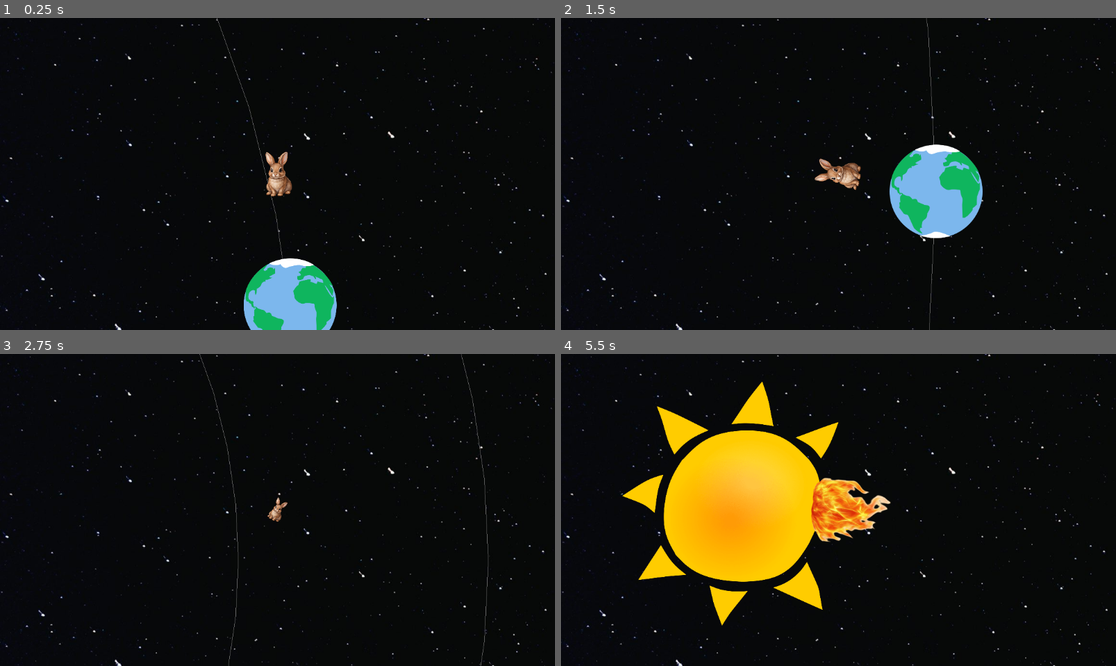
Above: before the commit, frames 1-4 (two rows, left to right).
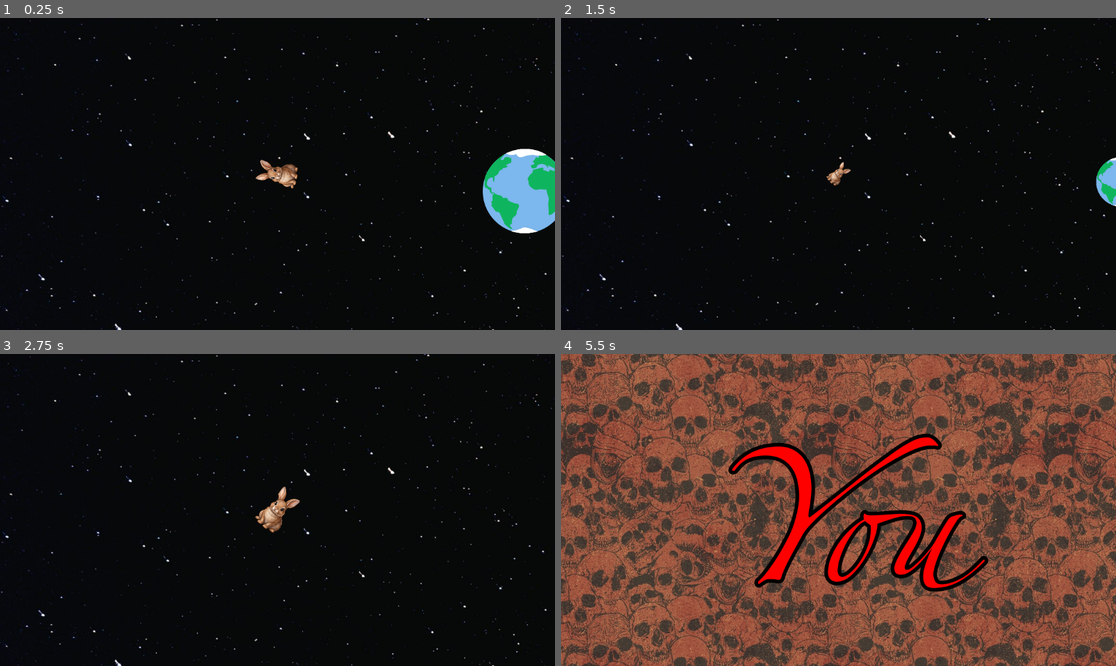
Above: after the commit, the same moments.

Repository: Dandandooo/planet-hopper
Game: Godot game, scene res://levels/tutorial_level.tscn
The game is run twice, just before and just after one commit, with the same random seed, the same clock (stepped at 60 frames per second) and the same inputs. This scene is started directly instead of the project's main scene.
Inputs (mouse positions are in pixels of both pictures, inside the frame that each line leads up to):
- Up to frame 1 (0.25 s): no input
- Up to frame 2 (1.5 s): tap Enter at 0.5, 0.6 s; move the mouse to (960, 158) at 0.52 s; hold Right (right) 0.53-1.28 s; click (960, 158) at 0.67 s; tap Space (jump) at 0.77 s; move the mouse to (727, 189) at 1.27 s; hold Left (left) from 1.28 s (still down); tap F at 1.35 s
- Up to frame 3 (2.75 s): tap Space (jump) at 1.52 s; move the mouse to (333, 441) at 2.02 s; release Left (left) at 2.03 s; hold Right (right) from 2.03 s (still down); tap Enter at 2.1 s
- Up to frame 4 (5.5 s): move the mouse to (810, 572) at 2.77 s; tap F at 2.85, 4.35 s; click (810, 572) at 2.92 s; tap Space (jump) at 3.02, 3.77, 4.52 s; move the mouse to (1005, 556) at 3.52 s; release Right (right) at 3.53 s; hold Left (left) from 3.53 s (still down); tap Enter at 3.6, 5.1 s; move the mouse to (672, 463) at 4.27 s; move the mouse to (866, 510) at 5.02 s; click (866, 510) at 5.17 s

The runs differ from the first frame. In frame 1, 7.0% of the frame differs, in the area x 39-100%, y 0-100%; in frame 2, 5.0%; in frame 3, 0.7%; in frame 4, 98%, in the area x 0-100%, y 0-100%.
Error after the commit: Invalid access to property or key 'global_position' on a base object of type 'Nil'. (res://components/planet.gd:13)

Commit message:
tutorial level with errors

Diff:
--- /dev/null
+++ b/levels/leveltest.tscn
@@ -0,0 +1,50 @@
+[gd_scene load_steps=7 format=3 uid="uid://namggmil4spj"]
+
+[ext_resource type="Texture2D" uid="uid://bbwg8hnd1ptq6" path="res://assets/space.jpeg" id="1_1h71o"]
+[ext_resource type="PackedScene" uid="uid://cnwn1hmwygwlf" path="res://components/wabbit.tscn" id="2_wh2tw"]
+[ext_resource type="PackedScene" uid="uid://bxdkv7mas3nr3" path="res://components/star.tscn" id="3_4wghk"]
+[ext_resource type="PackedScene" uid="uid://ba7mr1kx7f5wf" path="res://components/planet.tscn" id="4_4j73b"]
+[ext_resource type="PackedScene" uid="uid://qwry8a8465u4" path="res://components/geyser.tscn" id="5_rxjxc"]
+
+[sub_resource type="PhysicsMaterial" id="PhysicsMaterial_pdtm5"]
+rough = true
+absorbent = true
+
+[node name="Node2D" type="Node2D"]
+
+[node name="CanvasLayer" type="CanvasLayer" parent="."]
+layer = -1
+
+[node name="Space" type="Sprite2D" parent="CanvasLayer"]
+position = Vector2(1273, 686)
+texture = ExtResource("1_1h71o")
+
+[node name="Wabbit" parent="." instance=ExtResource("2_wh2tw")]
+top_level = true
+position = Vector2(851, 58)
+
+[node name="Star" parent="." instance=ExtResource("3_4wghk")]
+position = Vector2(-2164, 780)
+
+[node name="Planet" parent="Star" instance=ExtResource("4_4j73b")]
+position = Vector2(3031, -555)
+scale = Vector2(0.5, 0.5)
+physics_material_override = SubResource("PhysicsMaterial_pdtm5")
+
+[node name="Planet2" parent="Star" instance=ExtResource("4_4j73b")]
+position = Vector2(3287, -741)
+scale = Vector2(0.5, 0.5)
+
+[node name="Planet3" parent="Star" instance=ExtResource("4_4j73b")]
+position = Vector2(3641, -599)
+scale = Vector2(0.5, 0.5)
+
+[node name="Geyser" parent="Star/Planet3" instance=ExtResource("5_rxjxc")]
+position = Vector2(176, 10)
+rotation = 1.5707964
+launch_strength = 1200
+
+[node name="Planet4" parent="Star" instance=ExtResource("4_4j73b")]
+position = Vector2(4289, -531)
+scale = Vector2(0.5, 0.5)
+mass = 3.0
--- a/levels/tutorial_level.tscn
+++ b/levels/tutorial_level.tscn
@@ -12,6 +12,29 @@
 
 [node name="Node2D" type="Node2D"]
 
+[node name="Planet" parent="." instance=ExtResource("4_12eng")]
+position = Vector2(722, 209)
+scale = Vector2(0.5, 0.5)
+physics_material_override = SubResource("PhysicsMaterial_pdtm5")
+
+[node name="Planet2" parent="." instance=ExtResource("4_12eng")]
+position = Vector2(1070, 16)
+scale = Vector2(0.5, 0.5)
+
+[node name="Planet3" parent="." instance=ExtResource("4_12eng")]
+position = Vector2(1336, 288)
+scale = Vector2(0.5, 0.5)
+
+[node name="Geyser" parent="Planet3" instance=ExtResource("5_7dfxr")]
+position = Vector2(176, 10)
+rotation = 1.5707964
+launch_strength = 1200
+
+[node name="Planet4" parent="." instance=ExtResource("4_12eng")]
+position = Vector2(1836, 327)
+scale = Vector2(0.5, 0.5)
+mass = 3.0
+
 [node name="CanvasLayer" type="CanvasLayer" parent="."]
 layer = -1
 
@@ -24,27 +47,5 @@
 position = Vector2(142, 167)
 
 [node name="Star" parent="." instance=ExtResource("3_707yn")]
+visible = false
 position = Vector2(-2164, 780)
-
-[node name="Planet" parent="Star" instance=ExtResource("4_12eng")]
-position = Vector2(2318, -395)
-scale = Vector2(0.5, 0.5)
-physics_material_override = SubResource("PhysicsMaterial_pdtm5")
-
-[node name="Planet2" parent="Star" instance=ExtResource("4_12eng")]
-position = Vector2(3287, -741)
-scale = Vector2(0.5, 0.5)
-
-[node name="Planet3" parent="Star" instance=ExtResource("4_12eng")]
-position = Vector2(3935, -522)
-scale = Vector2(0.5, 0.5)
-
-[node name="Geyser" parent="Star/Planet3" instance=ExtResource("5_7dfxr")]
-position = Vector2(176, 10)
-rotation = 1.5707964
-launch_strength = 1200
-
-[node name="Planet4" parent="Star" instance=ExtResource("4_12eng")]
-position = Vector2(4519, -825)
-scale = Vector2(0.5, 0.5)
-mass = 3.0
